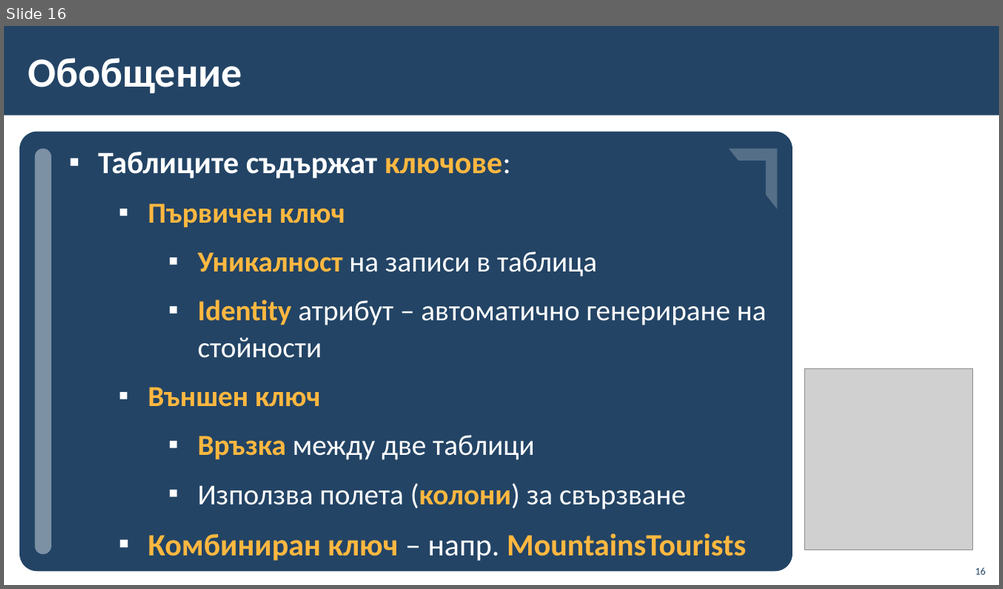
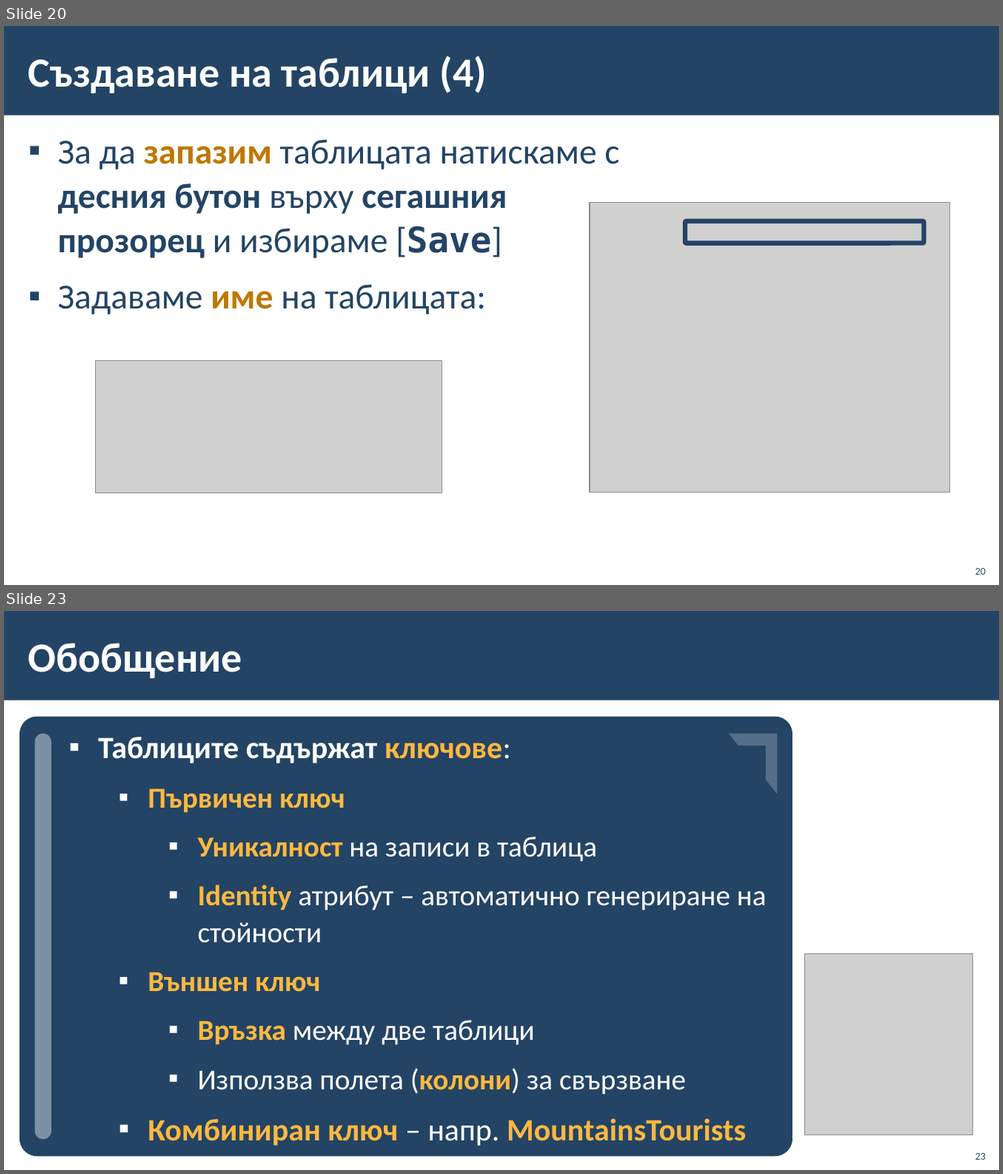
Before and after one commit to BG-IT-Edu/School-Programming, a slide deck: Courses/Software-Sciences/Module-3-Databases-New/07-Modeling-Databases/06-Modeling-Databases.pptx. Shown one above the other, each under a label of ours: slide 16 before the commit, slides 20 and 23 after it; the slides between them are not shown. The pictures are 1003x589 and 1003x1174 pixels, drawn with LibreOffice and Linux fonts; fonts in the diff are those of the drawing; grey boxes stand for pictures; background and template pictures are left out. Boxes give left, top, right and bottom in pixels: in the first picture for what was removed or moved away, otherwise in the second. Text is boxed around its words. In the diff, an @@ line names an element or a change of style, - is before the commit and + after.

```diff
--- a/Courses/Software-Sciences/Module-3-Databases-New/07-Modeling-Databases/06-Modeling-Databases.pptx
+++ b/Courses/Software-Sciences/Module-3-Databases-New/07-Modeling-Databases/06-Modeling-Databases.pptx
@@ slide 20 added at bbox=[4, 26, 999, 585], background #FFFFFF; not listed: 1 template element that a slide beside it also shows @@
@@ title added at bbox=[28, 56, 486, 93], 40 pt, text #FFFFFF, bold @@
+Създаване на таблици (4)
@@ text added at bbox=[58, 139, 619, 315], 34 pt, text #234465 @@
+▪ За да запазим таблицата натискаме с десния бутон върху сегашния прозорец и избираме [Save]
+▪ Задаваме име на таблицата:
@@ picture added at bbox=[589, 203, 950, 493] @@
@@ rounded rectangle added at bbox=[686, 221, 924, 244], outline #234465 4.5 pt @@
@@ picture added at bbox=[96, 361, 442, 493] @@
@@ page number added at bbox=[975, 568, 985, 575], 10 pt, text #234465 @@
+20
@@ what was slide 16 is now slide 23 @@
@@ page number at bbox=[975, 1153, 985, 1160]: text changed @@
-16
+23
```
Also in this commit, not shown: 2 slides changed, 6 other slides added.
